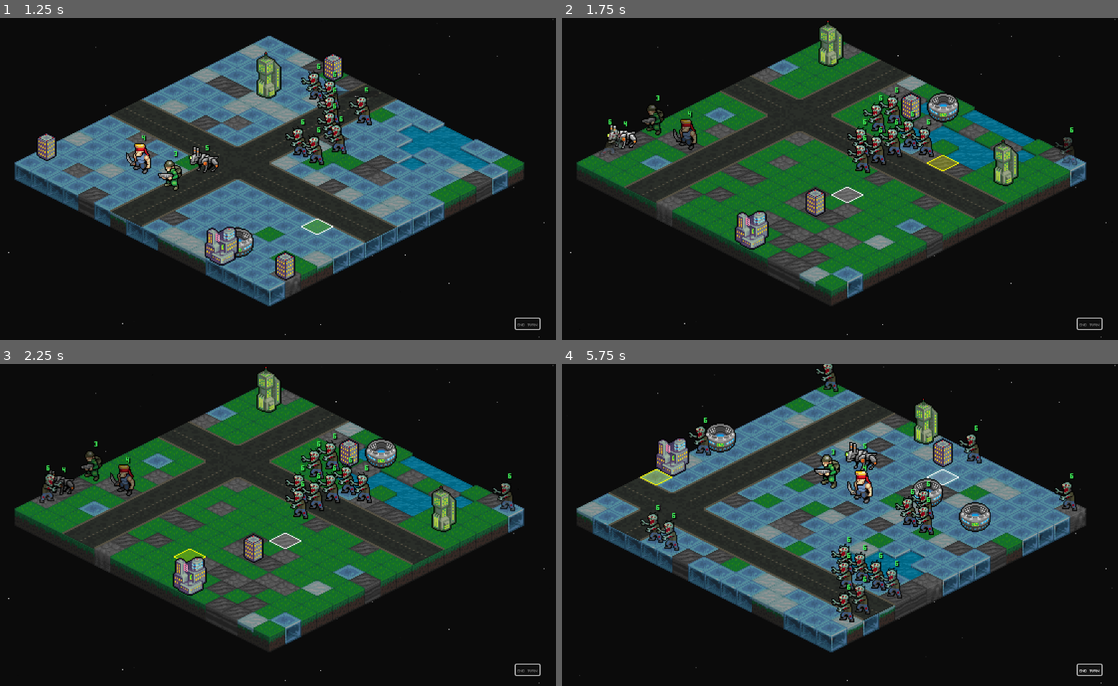
Above: before the commit, frames 1-4 (two rows, left to right).
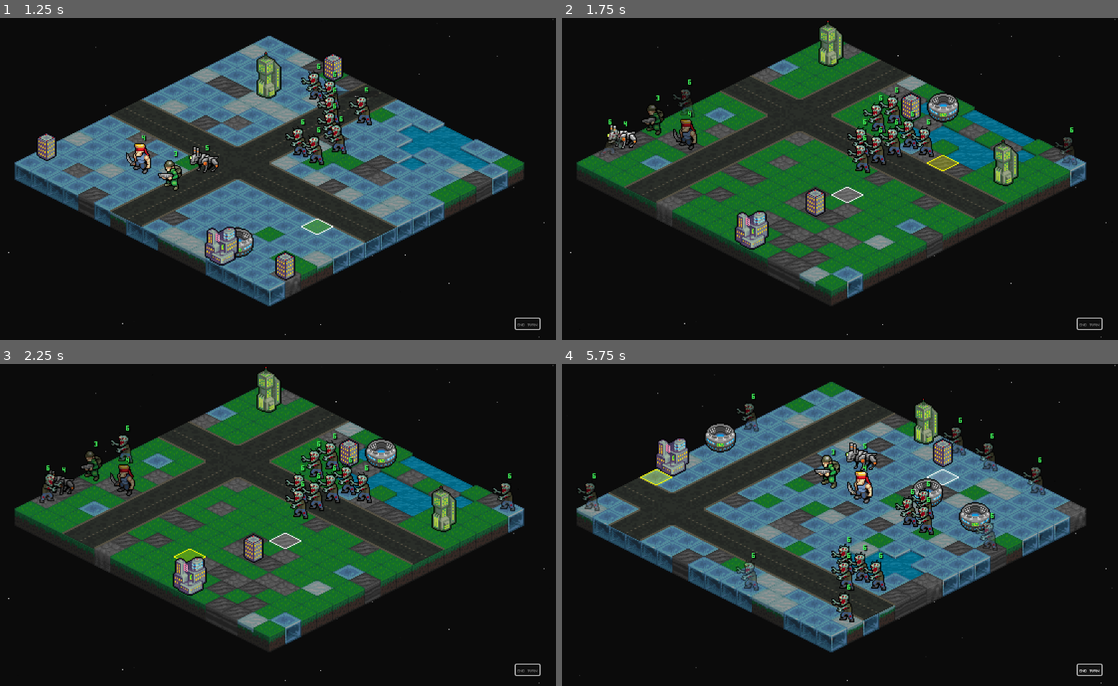
Above: after the commit, the same moments.

Repository: Tekknobot/MEKIII
Game: Godot game, scene res://scenes/Game.tscn
Two runs of this game, one before a commit and one after it. Both use one fixed random seed, a clock stepped at 60 frames per second and the inputs below.
Inputs (mouse positions are in pixels of both pictures, inside the frame that each line leads up to):
- Up to frame 1 (1.25 s): click "End Turn" at 0.5 s
- Up to frame 2 (1.75 s): tap Enter at 1.25 s; move the mouse to (956, 162) at 1.27 s; tap R at 1.35 s; click (956, 162) at 1.42 s; tap Space (ui_select) at 1.52 s
- Up to frame 3 (2.25 s): drag from (155, 541) to (239, 589) at 2.02 s
- Up to frame 4 (5.75 s): click (1090, 669) at 2.75 s, where only the run before the commit has a clickable "End Turn"; click (1090, 669) at 3.5 s, where only the run after the commit has a clickable "End Turn"; move the mouse to (890, 454) at 4.27 s; tap R at 4.35 s; click (890, 454) at 4.42 s; drag from (801, 589) to (662, 476) at 5.02 s

Frame 1 is identical in both runs. In frame 2, 0.1% of the frame differs, in the area x 19-24%, y 19-31%; in frame 3, 0.2%; in frame 4, 2.8%, in the area x 2-93%, y 0-78%.
Error in both runs: Invalid type in function '_play_idle_anim' in base 'Node2D (MapController)'. The Object-derived class of argument 1 (previously freed) is not a subclass of the…

Commit message:
Adjust zombie spawning progression.

Diff:
--- a/scripts/map_controller.gd
+++ b/scripts/map_controller.gd
@@ -199,7 +199,7 @@
 signal pickup_collected(u: Unit, cell: Vector2i)
 
 @export var floppy_pickup_scene: PackedScene
-@export var beacon_parts_needed := 3
+@export var beacon_parts_needed := 6
 var beacon_parts_collected := 0
 
 @export var beacon_cell := Vector2i(7, 7) # set in inspector or choose at runtime
@@ -3165,9 +3165,9 @@
 		return false
 	return true
 
-func spawn_edge_road_zombie() -> void:
+func spawn_edge_road_zombie() -> bool:
 	if enemy_zombie_scene == null or units_root == null or terrain == null or grid == null:
-		return
+		return false
 
 	var structure_blocked: Dictionary = {}
 	if game_ref != null and "structure_blocked" in game_ref:
@@ -3176,7 +3176,7 @@
 	var w := int(grid.w)
 	var h := int(grid.h)
 	if w <= 0 or h <= 0:
-		return
+		return false
 
 	# -----------------------------------------
 	# 1) Search rings from edge -> inward
@@ -3217,14 +3217,14 @@
 			break
 
 	if best_cell.x < 0:
-		return
+		return false
 
 	# -----------------------------------------
 	# 2) Spawn + fade in (fade the render node)
 	# -----------------------------------------
 	var z := enemy_zombie_scene.instantiate() as Unit
 	if z == null:
-		return
+		return false
 
 	units_root.add_child(z)
 	z.team = Unit.Team.ENEMY
@@ -3244,6 +3244,8 @@
 		tw.set_trans(Tween.TRANS_SINE)
 		tw.set_ease(Tween.EASE_OUT)
 		tw.tween_property(ci, "modulate:a", 1.0, enemy_fade_time)
+
+	return true
 
 func _is_road_tile(cell: Vector2i) -> bool:
 	# Roads are tracked logically in Game.gd (terrain cell coverage).
@@ -3636,7 +3638,7 @@
 		return
 
 	# drop chance (or guarantee)
-	var drop_chance := 1.0
+	var drop_chance := 0.55
 	if randf() <= drop_chance:
 		spawn_pickup_at(u.cell, floppy_pickup_scene)
 
--- a/scripts/turnmanager.gd
+++ b/scripts/turnmanager.gd
@@ -31,6 +31,17 @@
 
 var enemy_spawn_count := 2   # how many edge zombies to spawn per round
 var round_index := 1  # Round 1 at game start
+
+# --- Beacon pacing ---
+@export var beacon_parts_required := 6
+@export var beacon_deadline_round := 12  # "must be done by end of Round 12" (tune this)
+
+# --- Enemy wave spawning ---
+@export var spawn_base := 3              # Round 1 adds +3 (tune)
+@export var spawn_per_round := 1         # +1 per round
+@export var spawn_bonus_every := 3       # every 3 rounds add extra
+@export var spawn_bonus_amount := 2      # how many extra on bonus rounds
+@export var spawn_cap := 32              # hard safety cap
 
 func _ready() -> void:
 	if end_turn_button:
@@ -94,24 +105,47 @@
 	if M != null:
 		M.tick_overwatch_turn()
 
-	# ✅ spawn edge zombies
+	# ✅ spawn wave for next round (standard curve)
 	if M != null and M.has_method("spawn_edge_road_zombie"):
-		for i in enemy_spawn_count:
-			M.spawn_edge_road_zombie()
-
-	# ✅ Increase spawn count for next round
-	enemy_spawn_count *= 2
+		var to_spawn := _calc_spawn_count_for_round(round_index)
+		var spawned := 0
+
+		for i in range(to_spawn):
+			# Make spawn_edge_road_zombie() return bool if it can; otherwise assume it worked.
+			var ok := true
+			if M.has_method("spawn_edge_road_zombie"):
+				ok = M.call("spawn_edge_road_zombie")
+			if ok:
+				spawned += 1
+			else:
+				break # no more valid edge cells
+
+		print("Spawned %d/%d enemies for Round %d" % [spawned, to_spawn, round_index])
 
 	# ✅ Advance round counter NOW (enemy phase finished)
 	round_index += 1
 
-	# ✅ DEADLINE: must be ready by end of Round 5
-	# (meaning: when we are ABOUT to start Round 6)
-	if round_index >= 8 and M != null and (not M.beacon_ready):
-		game_over("Beacon not completed by end of Round 5!")
-		return
+	# ✅ deadline check (tune for 6 parts)
+	if M != null and M.has_meta("beacon_ready"):
+		if round_index > beacon_deadline_round and (not M.beacon_ready):
+			game_over("Beacon not completed by end of Round %d!" % beacon_deadline_round)
+			return
 
 	start_player_phase()
+
+func _calc_spawn_count_for_round(r: int) -> int:
+	# r is the round that just finished / or current round_index before increment (your current usage)
+	# Example curve:
+	# Round 1: spawn_base
+	# Round 2: spawn_base + 1
+	# Round 3: spawn_base + 2 (+bonus if divisible)
+	var n = spawn_base + (max(0, r - 1) * spawn_per_round)
+
+	if spawn_bonus_every > 0 and r > 0 and (r % spawn_bonus_every == 0):
+		n += spawn_bonus_amount
+
+	n = clamp(n, 0, spawn_cap)
+	return n
 
 func _on_end_turn_pressed() -> void:
 	if phase != Phase.PLAYER:
